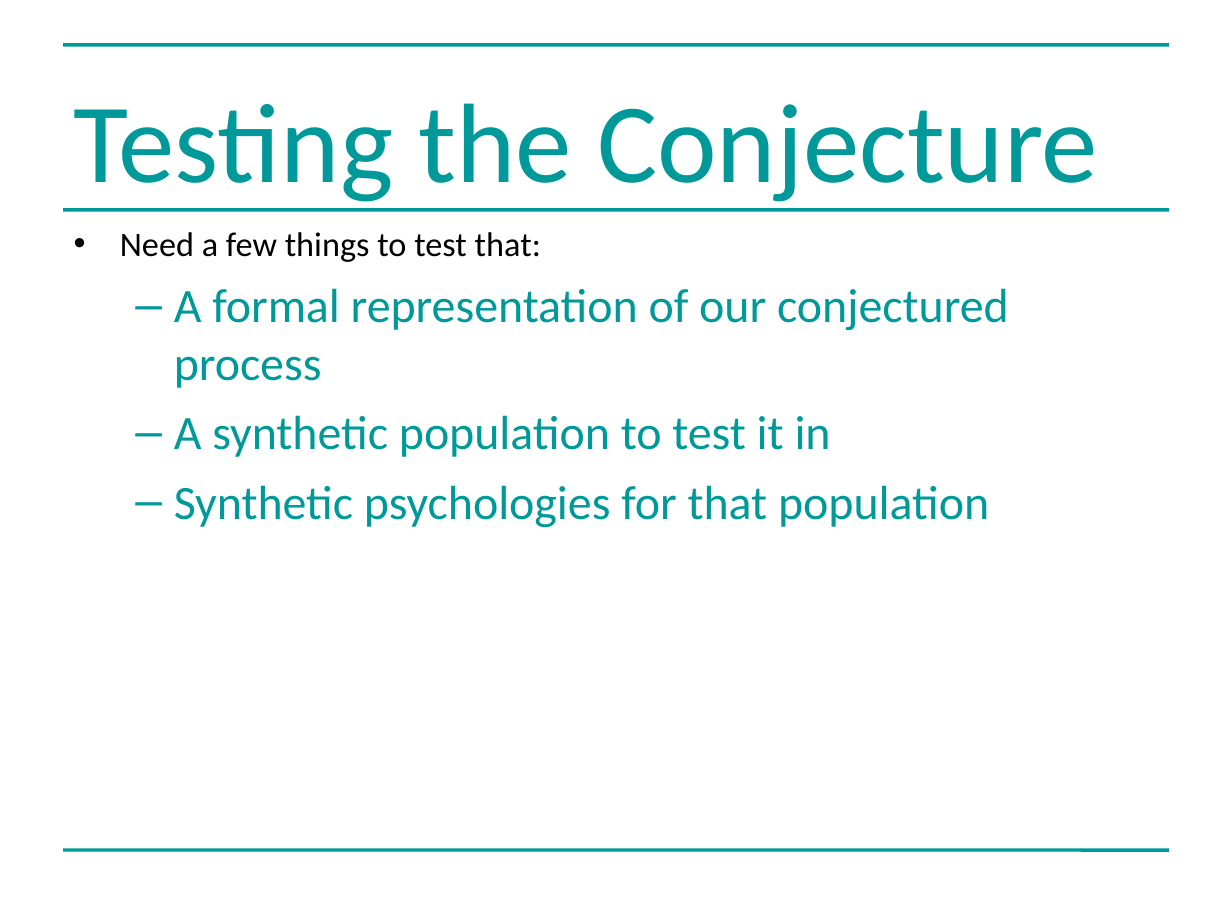
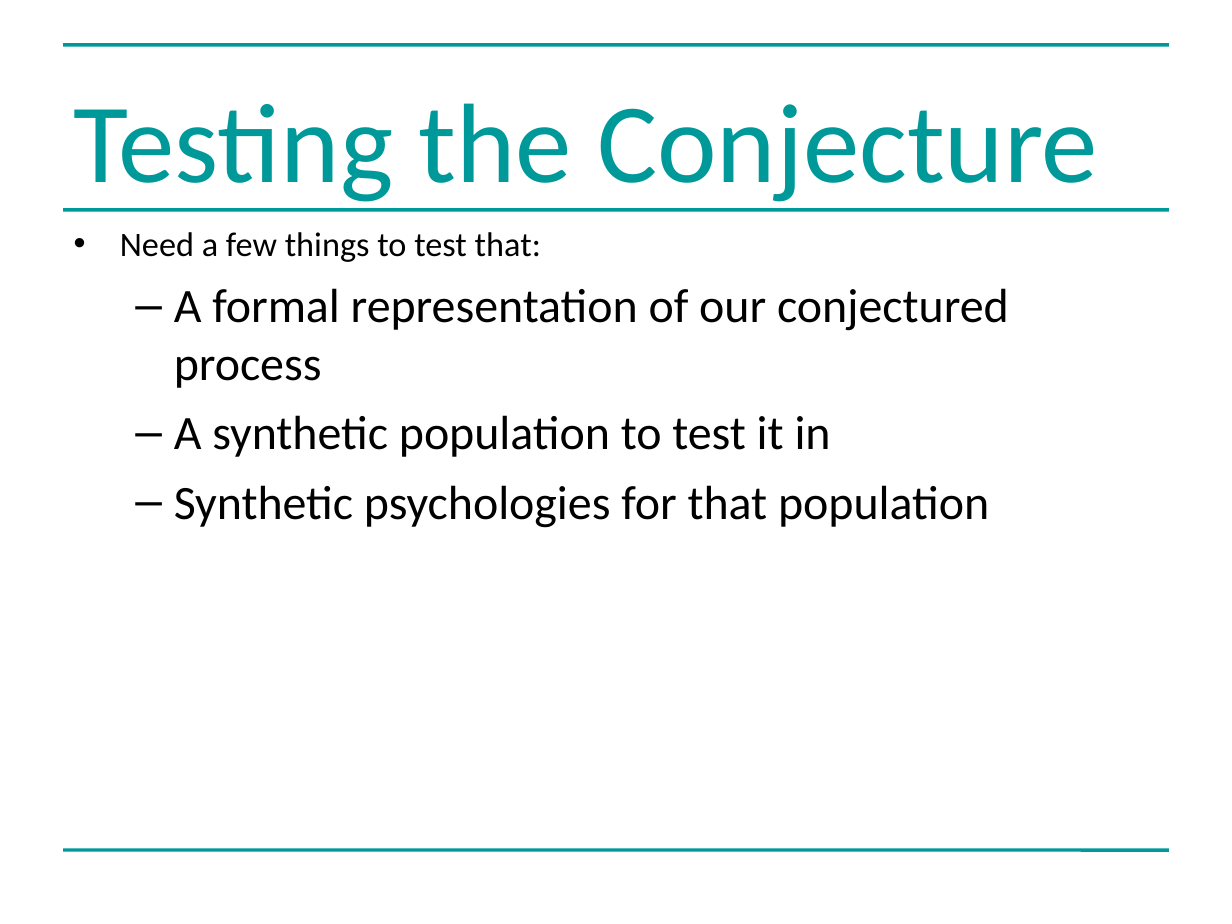
Before and after one commit to greenape/bsps2015, a slide deck: slide 7 of presentation/risky_aging_bsps.ppt. Drawn at 1232x924 pixels with LibreOffice and Linux fonts; fonts in the diff are those of the drawing. Boxes give left, top, right and bottom in pixels: in the first picture for what was removed or moved away, otherwise in the second. Text is boxed around its words. In the diff, an @@ line names an element or a change of style, - is before the commit and + after.

```diff
--- a/presentation/risky_aging_bsps.ppt
+++ b/presentation/risky_aging_bsps.ppt
@@ text at [174, 288, 1009, 528]: text colour #009999 to #000000 in "A formal representation of our conjectured process", "A synthetic population to test it in", "Synthetic psychologies for that population"; bullet colour #009999 to #000000 @@
```
Also in this commit, not shown: 5 other slides changed, 4 slides added, 2 slides removed.
